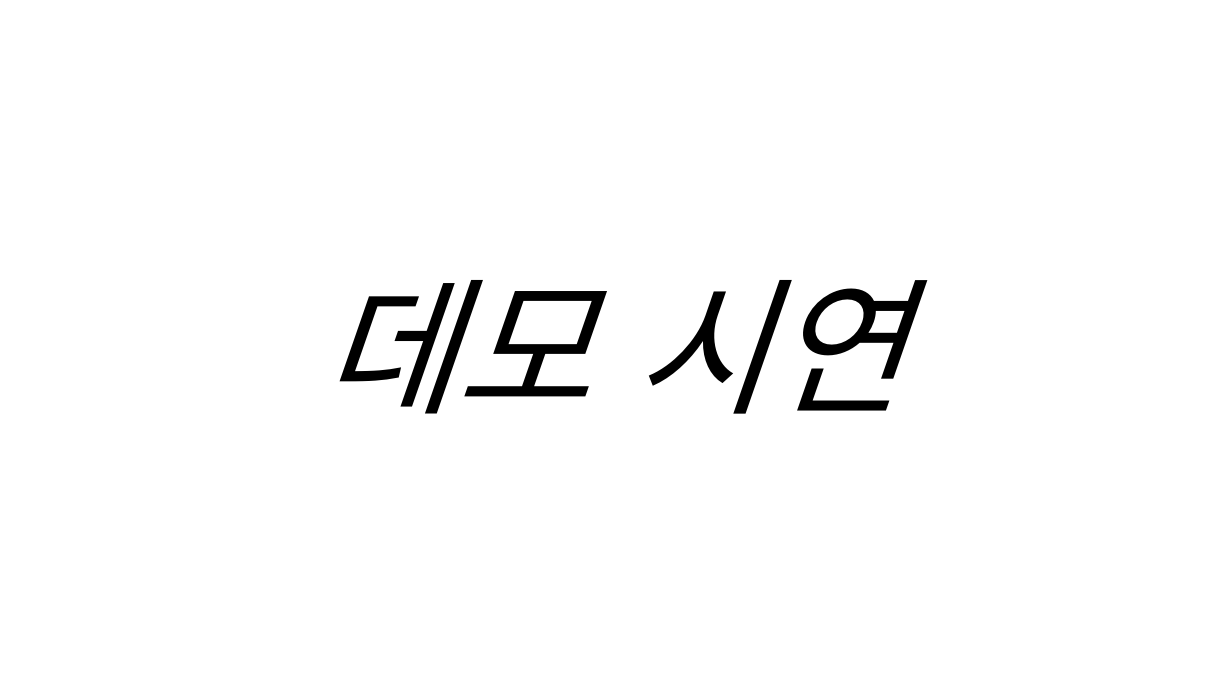
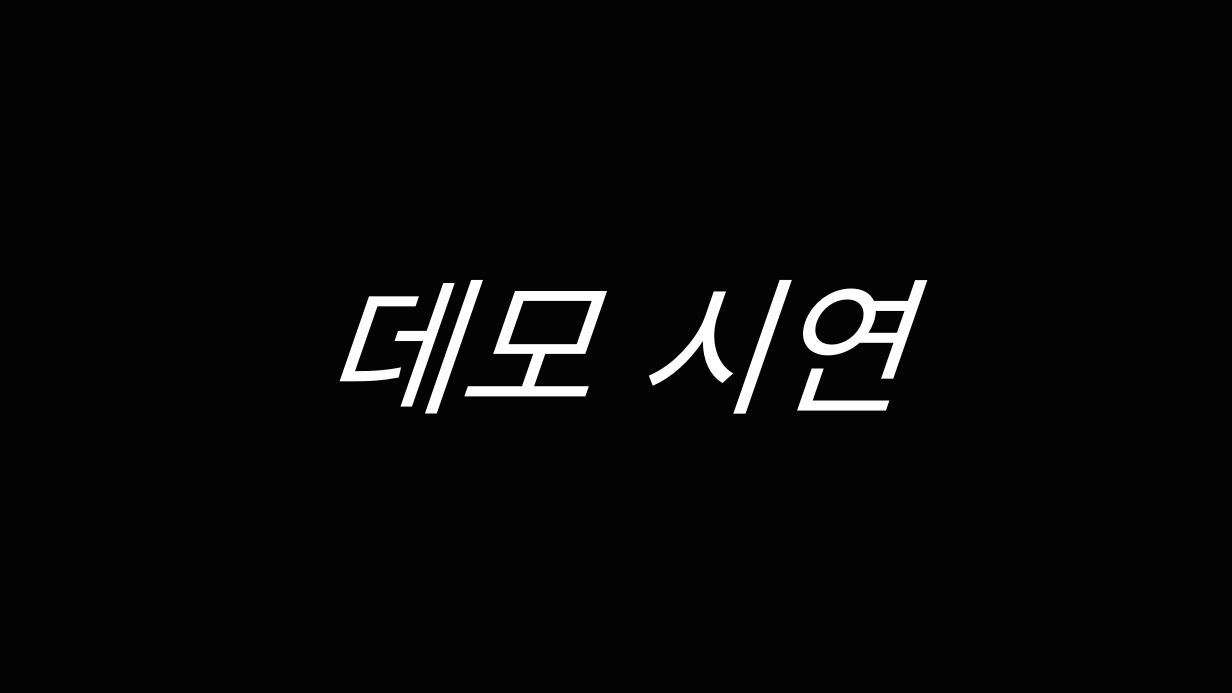
Before and after one commit to korleinster/gamebusdriver, a slide deck: slide 19 of documents/중간발표/노루막이_김형준_신창섭_홍승필_허지훈.pptx (slide 15 before the commit). Drawn at 1232x693 pixels with LibreOffice and Linux fonts; fonts in the diff are those of the drawing; background and template pictures are left out. Boxes give left, top, right and bottom in pixels: in the first picture for what was removed or moved away, otherwise in the second. Text is boxed around its words. In the diff, an @@ line names an element or a change of style, - is before the commit and + after.

```diff
--- a/documents/중간발표/노루막이_김형준_신창섭_홍승필_허지훈.pptx
+++ b/documents/중간발표/노루막이_김형준_신창섭_홍승필_허지훈.pptx
@@ rectangle added at [0,0,1232,693], fill #000000 @@
@@ text "데모 시연" at [320,280,905,414]: text colour #000000 to #FFFFFF @@
```
Also in this commit, not shown: 13 other slides changed, 5 slides added, 1 slide removed, 2 other files.
